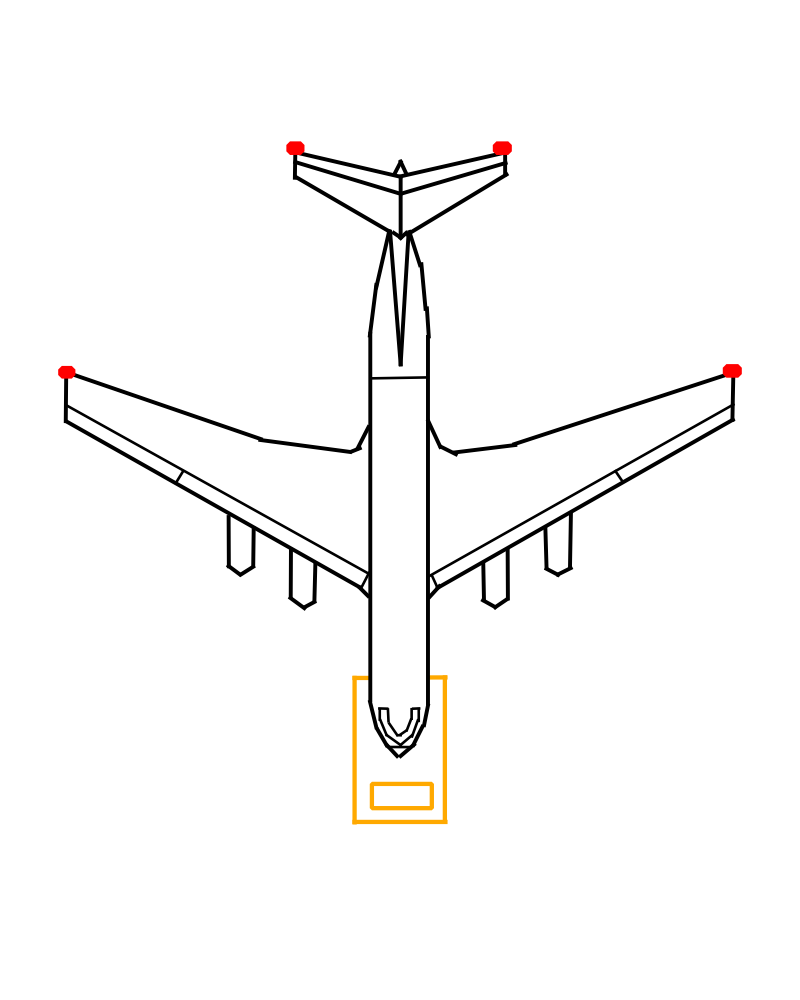
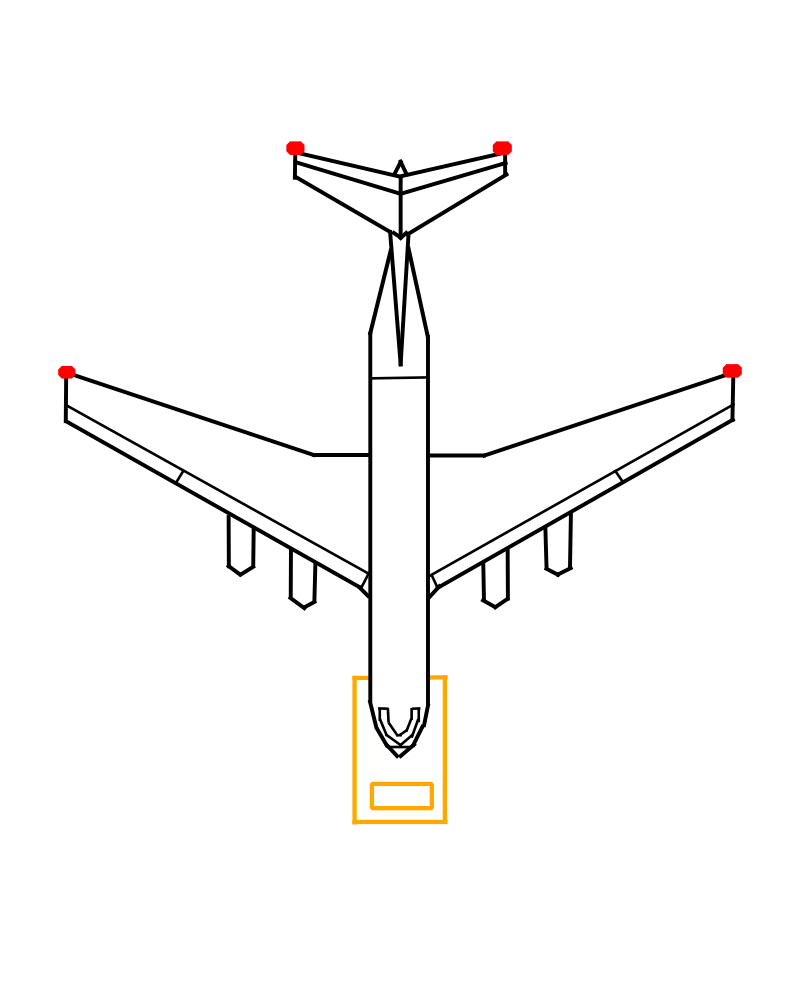
Revision of a layered 800 x 1000 image; what changed, layer by layer:
painted on "Vector Layer 3" over bbox(243, 228, 563, 458)
